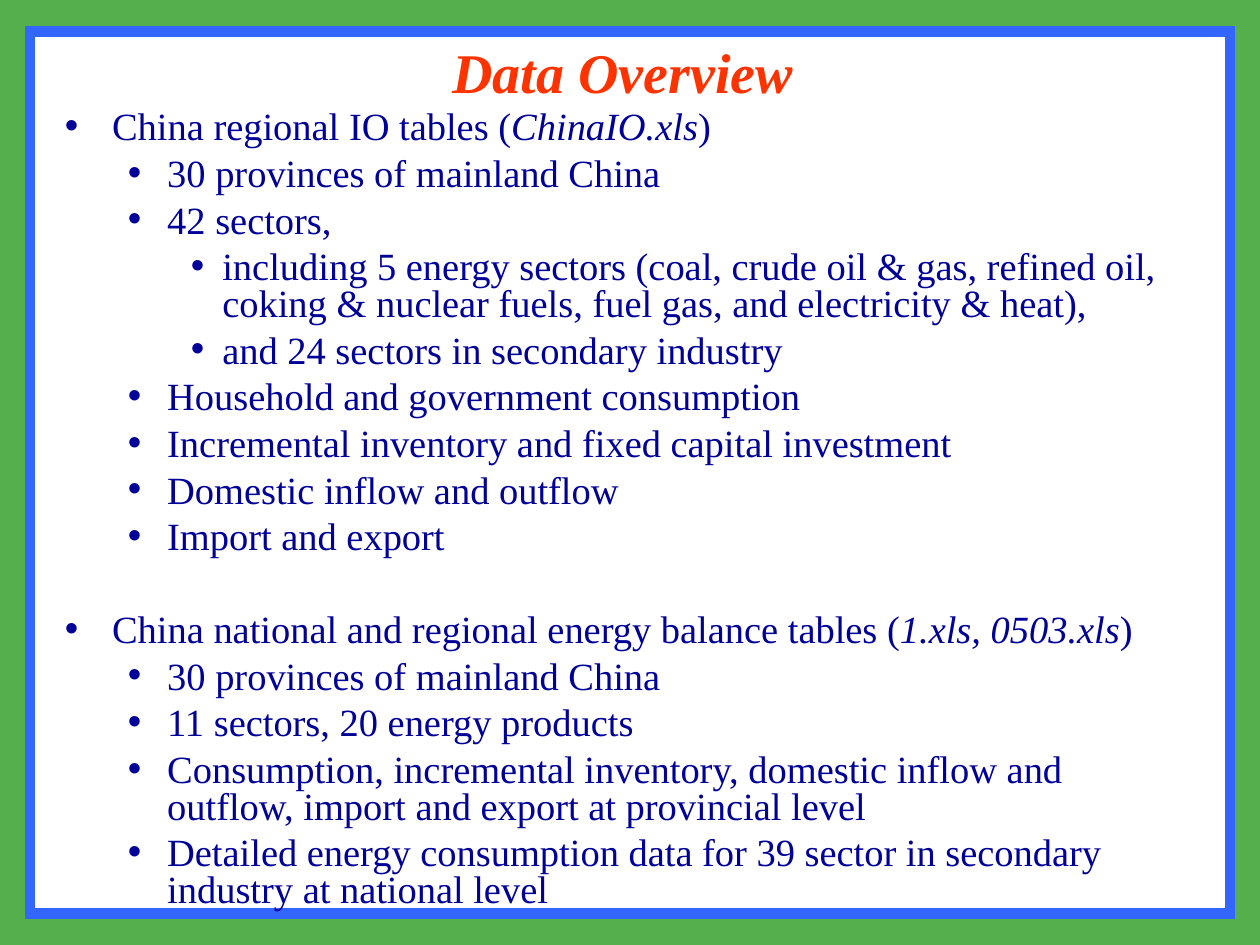
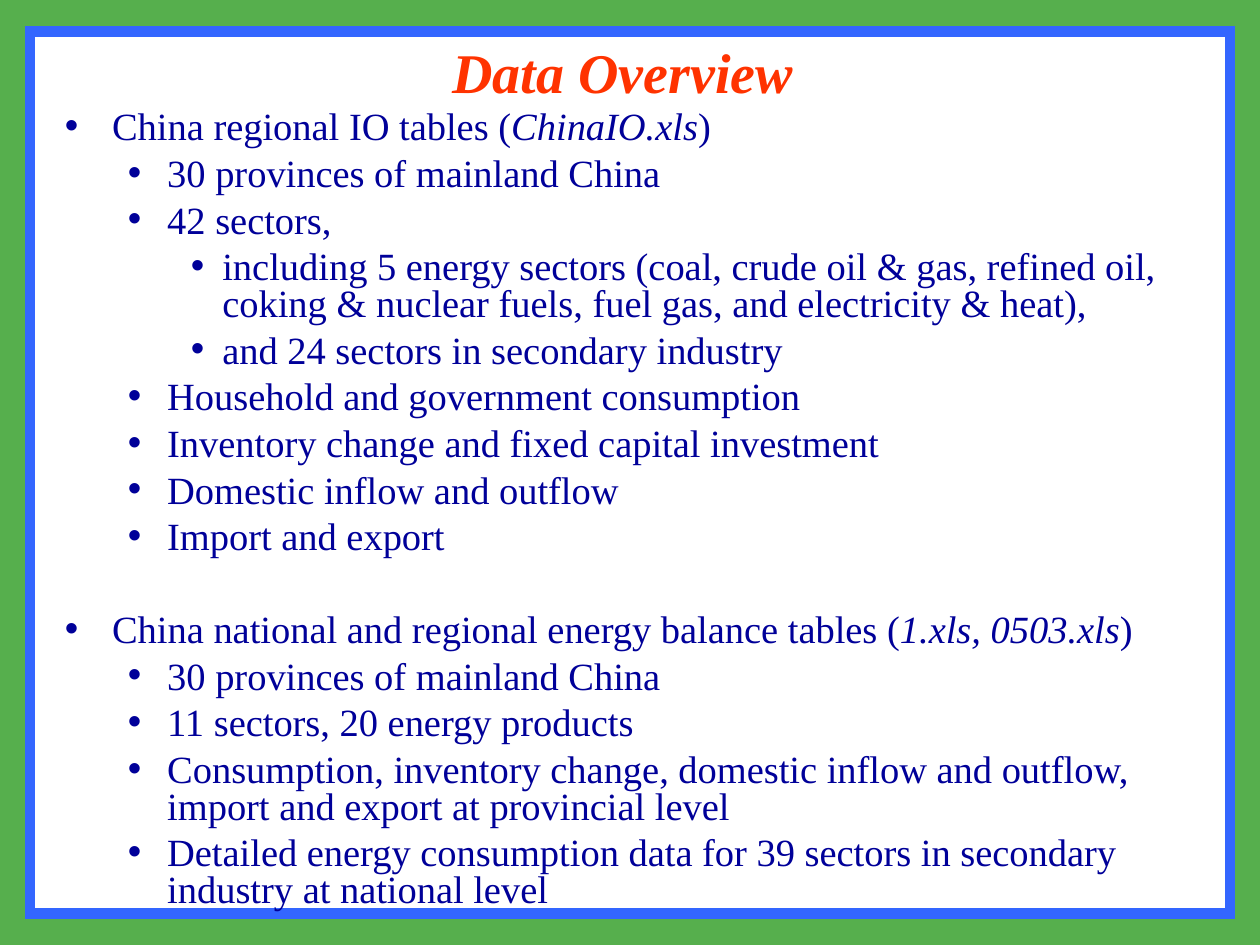
Before and after one commit to zhangda1021/data, a slide deck: slide 4 of data preparation.ppt. Drawn at 1260x945 pixels with LibreOffice and Linux fonts; fonts in the diff are those of the drawing. Boxes give left, top, right and bottom in pixels: in the first picture for what was removed or moved away, otherwise in the second. Text is boxed around its words. In the diff, an @@ line names an element or a change of style, - is before the commit and + after.

```diff
--- a/data preparation.ppt
+++ b/data preparation.ppt
@@ text at <box>167,430,879,465</box>: text changed @@
-  • Incremental inventory and fixed capital investment
+  • Inventory change and fixed capital investment
@@ text at <box>167,756,1129,912</box>: text changed @@
-  • Consumption, incremental inventory, domestic inflow and outflow, import and export at provincial level
-  • Detailed energy consumption data for 39 sector in secondary industry at national level
+  • Consumption, inventory change, domestic inflow and outflow, import and export at provincial level
+  • Detailed energy consumption data for 39 sectors in secondary industry at national level
```
Also in this commit, not shown: 6 other slides changed, 21 other files.
